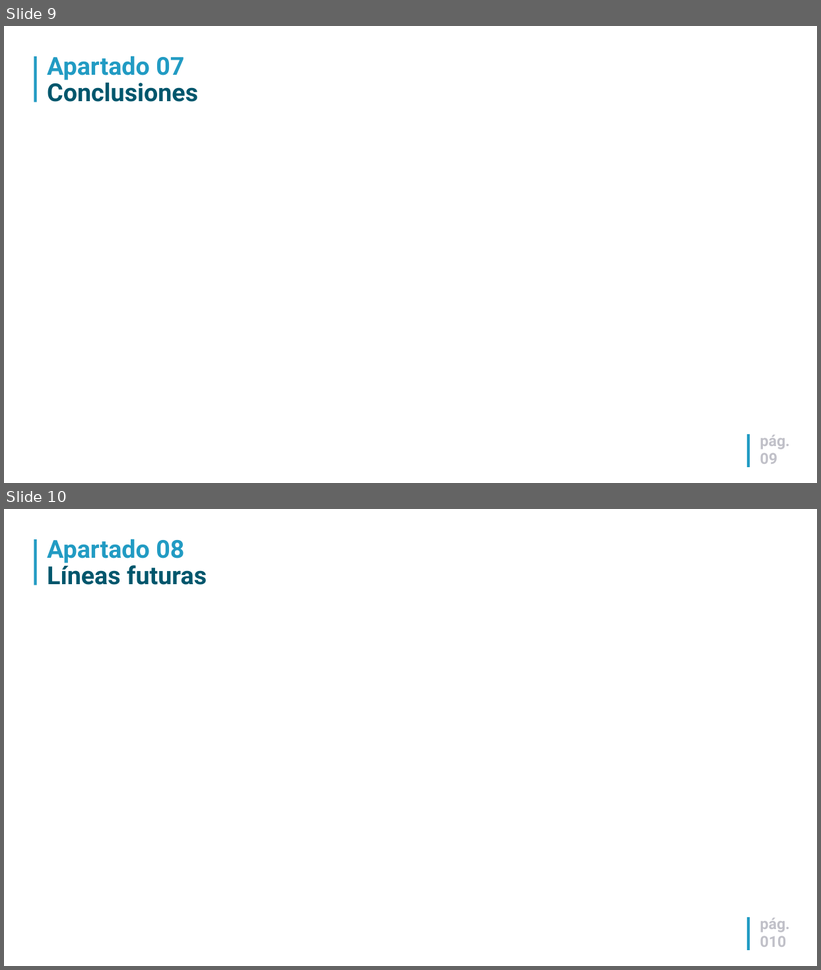
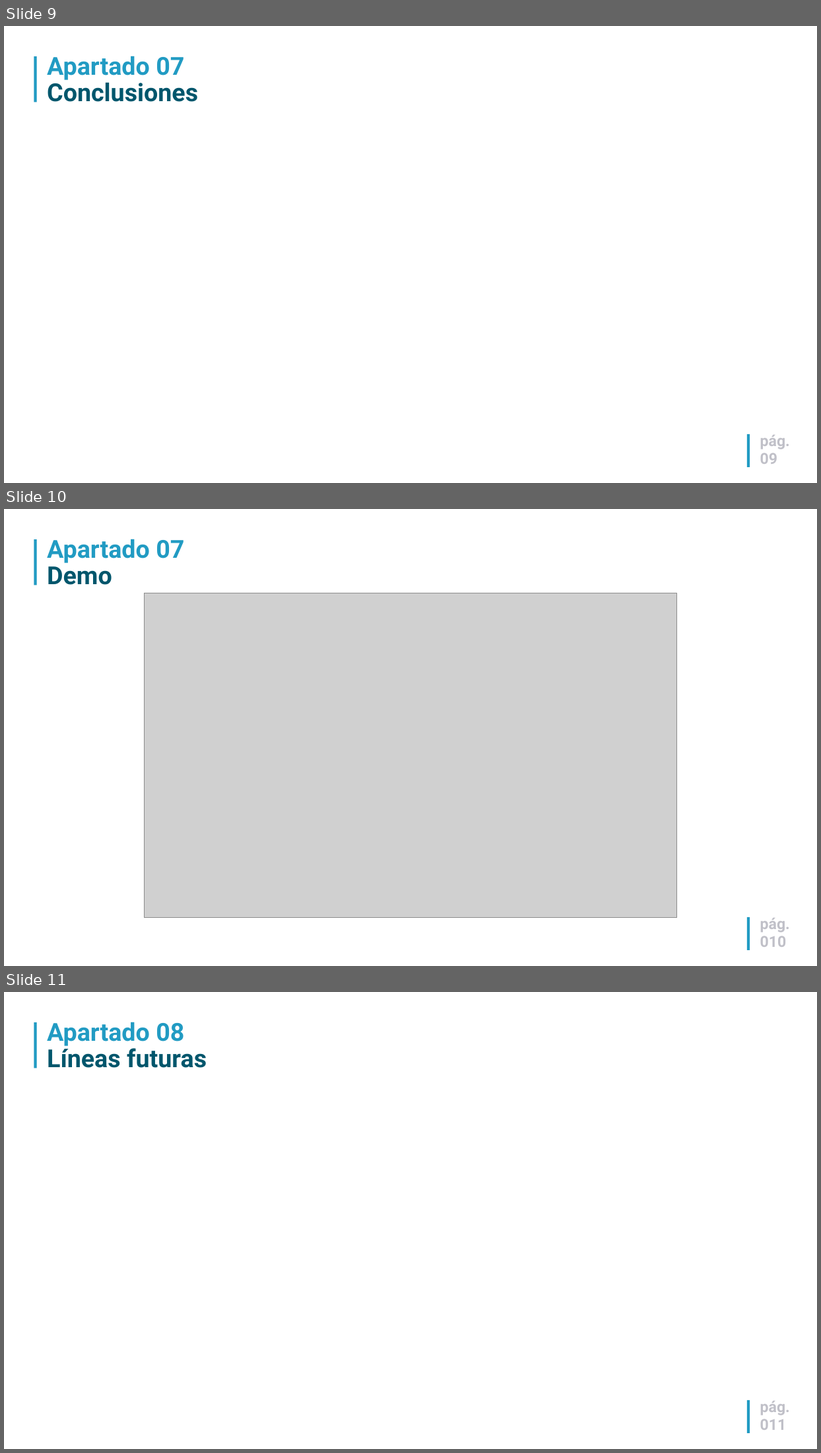
Before and after one commit to rgb2021/TFG, a slide deck: docs/presentacion.ppt. Shown one above the other, each under a label of ours: slides 9 and 10 before the commit, slides 9, 10 and 11 after it. The pictures are 821x970 and 821x1453 pixels, drawn with LibreOffice and Linux fonts; fonts in the diff are those of the drawing; grey boxes stand for pictures; background and template pictures are left out. Boxes give left, top, right and bottom in pixels: in the first picture for what was removed or moved away, otherwise in the second. Text is boxed around its words. In the diff, an @@ line names an element or a change of style, - is before the commit and + after.

Commit message:
actualizando presentación con video de la demo

```diff
--- a/docs/presentacion.ppt
+++ b/docs/presentacion.ppt
@@ slide 10 added at (4,509,817,966), background #FFFFFF; not listed: 2 template elements that a slide beside it also shows @@
@@ title added at (47,539,184,585), 44 pt, text #219BC3, bold @@
+Apartado 07
+Demo
@@ picture added at (145,593,677,918) @@
@@ page number added at (760,918,790,947), 27 pt, text #C0C0C8, bold @@
+pág.
+010
@@ what was slide 10 is now slide 11 @@
@@ page number at (760,1420,787,1430): text changed @@
-010
+011
```
Also in this commit, not shown: 1 slide changed, 2 other files.
